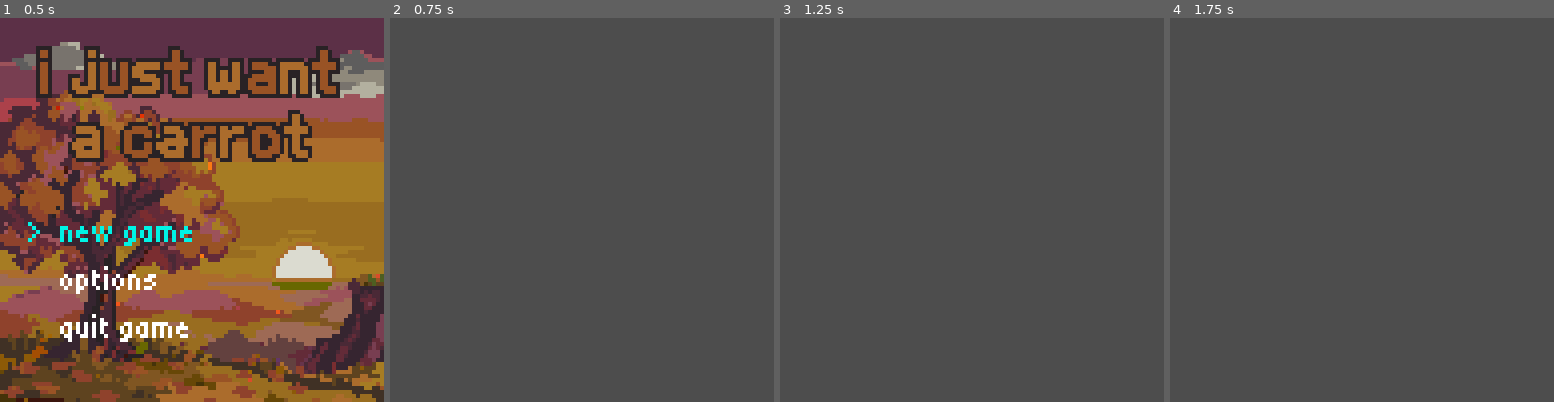
Above: before the commit, frames 1-4 (left to right).
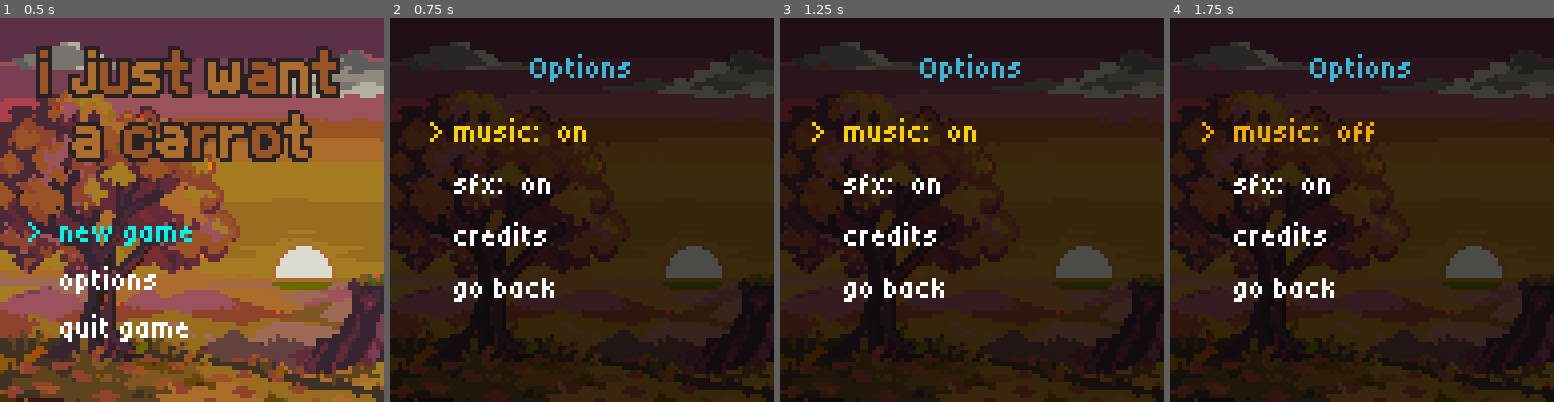
Above: after the commit, the same moments.

Repository: Someone68/cozyfall
Game: Godot game, scene res://scenes/main_menu.tscn
Two runs of this game, one before a commit and one after it. Both use one fixed random seed, a clock stepped at 60 frames per second and the inputs below.
Inputs (mouse positions are in pixels of both pictures, inside the frame that each line leads up to):
- Up to frame 1 (0.5 s): no input
- Up to frame 2 (0.75 s): click "options" at 0.5 s
- Up to frame 3 (1.25 s): no input
- Up to frame 4 (1.75 s): click (1331, 133) at 1.25 s, where only the run after the commit has a clickable "> music: on"

Frame 1 is identical in both runs. In frame 2, 98% of the frame differs, in the area x 0-100%, y 0-100%; in frame 3, 98%; in frame 4, 98%.

Commit message:
options menu

Diff:
--- a/scenes/options_menu.tscn
+++ b/scenes/options_menu.tscn
@@ -1,5 +1,76 @@
 [gd_scene format=3 uid="uid://blos7i6ax4484"]
 
-[node name="OptionsMenu" type="MarginContainer" unique_id=462490953]
-offset_right = 40.0
-offset_bottom = 40.0
+[ext_resource type="Theme" uid="uid://cdv0csb0dp43j" path="res://themes/menu_theme.tres" id="1_hm4m4"]
+[ext_resource type="Script" uid="uid://by7u5foeo5qet" path="res://scripts/options_menu.gd" id="2_3xsyx"]
+[ext_resource type="Texture2D" uid="uid://b02rbyhyc1gvu" path="res://sprites/rabbit-carrot-cover-art-no-title.png" id="2_lfjc7"]
+[ext_resource type="PackedScene" uid="uid://b3ywq4cn53b52" path="res://scenes/select_menu.tscn" id="3_3xsyx"]
+
+[node name="OptionsMenu" type="Control" unique_id=2014394168]
+layout_mode = 3
+anchors_preset = 0
+offset_right = 96.0
+offset_bottom = 96.0
+theme = ExtResource("1_hm4m4")
+script = ExtResource("2_3xsyx")
+
+[node name="TextureRect" type="TextureRect" parent="." unique_id=1606540392]
+layout_mode = 0
+offset_right = 96.0
+offset_bottom = 96.0
+texture = ExtResource("2_lfjc7")
+
+[node name="ColorRect" type="ColorRect" parent="." unique_id=520270693]
+layout_mode = 0
+offset_right = 96.0
+offset_bottom = 96.0
+color = Color(0, 0, 0, 0.65882355)
+
+[node name="VBoxContainer" type="VBoxContainer" parent="." unique_id=1190080096]
+layout_mode = 0
+offset_left = 8.0
+offset_top = 8.0
+offset_right = 88.0
+offset_bottom = 88.0
+theme_override_constants/separation = 7
+
+[node name="Label" type="Label" parent="VBoxContainer" unique_id=1062404102]
+layout_mode = 2
+theme_override_colors/font_color = Color(0.23013663, 0.71742773, 0.83463305, 1)
+text = "Options"
+horizontal_alignment = 1
+
+[node name="SelectMenu" parent="VBoxContainer" unique_id=647501129 instance=ExtResource("3_3xsyx")]
+layout_mode = 2
+
+[node name="Music" type="Button" parent="VBoxContainer/SelectMenu" unique_id=472105155]
+custom_maximum_size = Vector2(65, -1)
+layout_mode = 2
+focus_mode = 0
+text = "music:  on"
+alignment = 0
+
+[node name="Sfx" type="Button" parent="VBoxContainer/SelectMenu" unique_id=1023220932]
+custom_maximum_size = Vector2(65, -1)
+layout_mode = 2
+focus_mode = 0
+text = "sfx:  on"
+alignment = 0
+
+[node name="Credits" type="Button" parent="VBoxContainer/SelectMenu" unique_id=1581970988]
+custom_maximum_size = Vector2(35, -1)
+layout_mode = 2
+focus_mode = 0
+text = "credits"
+alignment = 0
+
+[node name="GoBack" type="Button" parent="VBoxContainer/SelectMenu" unique_id=702472036]
+layout_mode = 2
+focus_mode = 0
+text = "go back"
+alignment = 0
+
+[connection signal="item_selected" from="VBoxContainer/SelectMenu" to="." method="_on_select_menu_item_selected"]
+[connection signal="pressed" from="VBoxContainer/SelectMenu/Music" to="." method="_on_music_pressed"]
+[connection signal="pressed" from="VBoxContainer/SelectMenu/Sfx" to="." method="_on_sfx_pressed"]
+[connection signal="pressed" from="VBoxContainer/SelectMenu/Credits" to="." method="_on_credits_pressed"]
+[connection signal="pressed" from="VBoxContainer/SelectMenu/GoBack" to="." method="_on_go_back_pressed"]
--- /dev/null
+++ b/scripts/options_menu.gd
@@ -0,0 +1,28 @@
+extends Control
+
+func _on_select_menu_item_selected(index: int, item: Control) -> void:
+	match item.name:
+		"Music":
+			_on_music_pressed()
+		"Sfx":
+			_on_sfx_pressed()
+		"Credits":
+			_on_credits_pressed()
+		"GoBack":
+			_on_go_back_pressed()
+
+func _on_music_pressed() -> void:
+	Settings.music = not Settings.music
+	$VBoxContainer/SelectMenu/Music.text = "music:  on" if Settings.music else "music:  off"
+	$VBoxContainer/SelectMenu.refresh()
+
+func _on_sfx_pressed() -> void:
+	Settings.sfx = not Settings.sfx
+	$VBoxContainer/SelectMenu/Sfx.text = "sfx:  on" if Settings.sfx else "sfx:  off"
+	$VBoxContainer/SelectMenu.refresh()
+
+func _on_credits_pressed() -> void:
+	pass # Replace with function body.
+
+func _on_go_back_pressed() -> void:
+	Gamemgr.back_to_menu()
--- a/scripts/settings.gd
+++ b/scripts/settings.gd
@@ -3,15 +3,21 @@
 const PATH := "user://settings.cfg"
 
 var level := 1
+var music := true
+var sfx := true
 
 func _ready() -> void:
 	var cfg := ConfigFile.new()
 	if cfg.load(PATH) == OK:
 		level = int(cfg.get_value("progress", "level", level))
+		music = bool(cfg.get_value("settings", "music", music))
+		sfx = bool(cfg.get_value("settings", "sfx", music))
 
 func save() -> void:
 	var cfg := ConfigFile.new()
 	cfg.set_value("progress", "level", level)
+	cfg.set_value("settings", "music", music)
+	cfg.set_value("settings", "sfx", sfx)
 	var err := cfg.save(PATH)
 	if err != OK:
 		push_error("failed to save settings to %s: %s" % [PATH, error_string(err)])
Not shown, added: scripts/options_menu.gd.uid
Not shown, added: sounds/credits_faded.mp3.import
